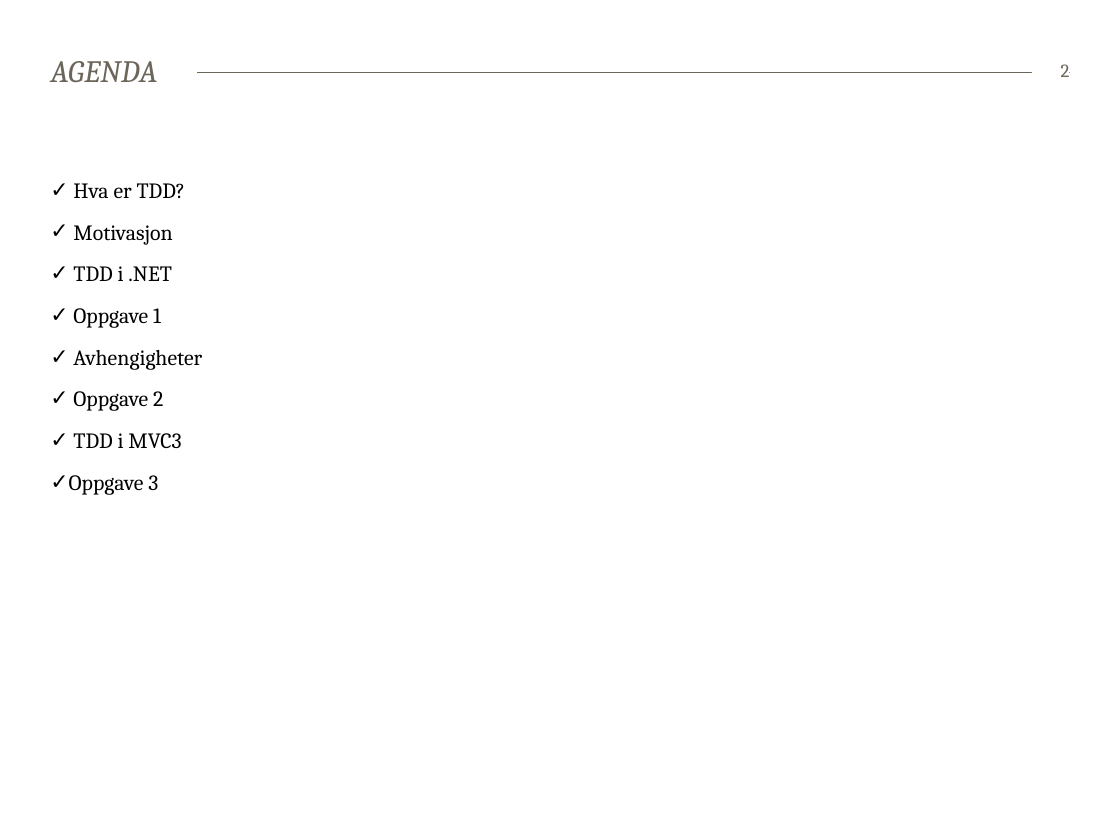
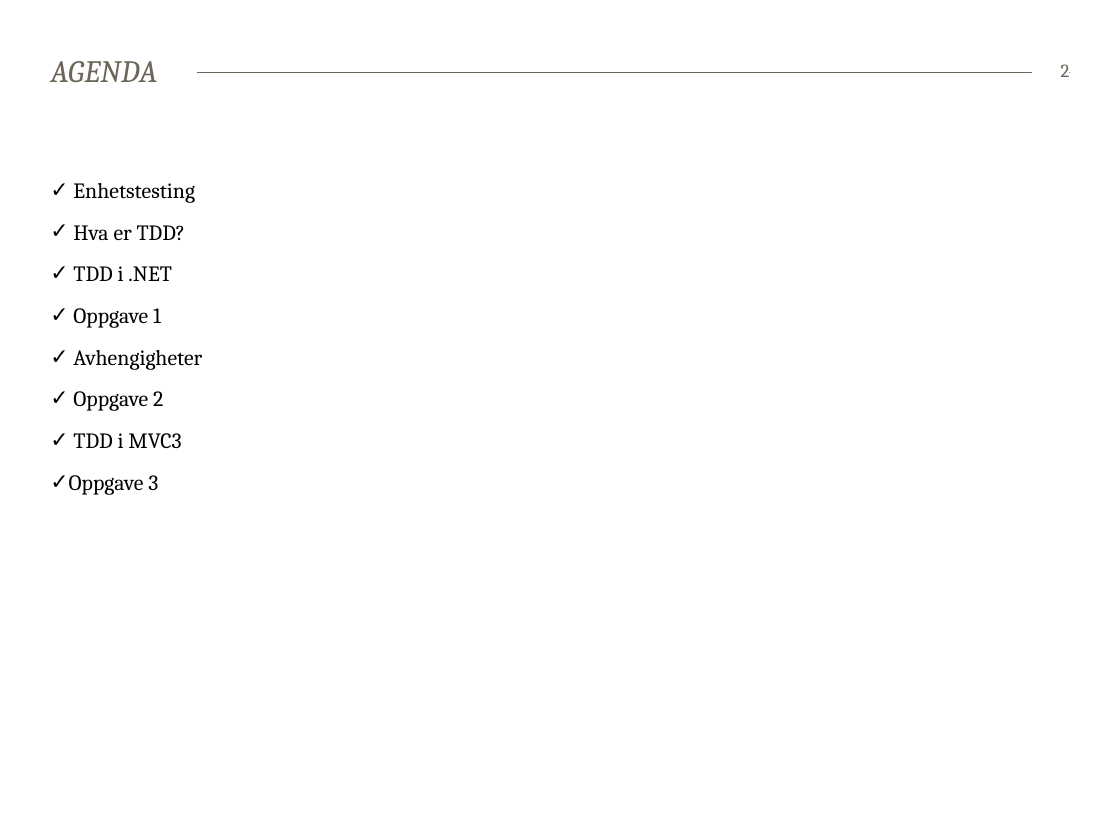
Before and after one commit to bekk/dotnetkurs, a slide deck: slide 2 of tdd/TDD.pptx. Drawn at 1120x840 pixels with LibreOffice and Linux fonts; fonts in the diff are those of the drawing. Boxes give left, top, right and bottom in pixels: in the first picture for what was removed or moved away, otherwise in the second. Text is boxed around its words. In the diff, an @@ line names an element or a change of style, - is before the commit and + after.

```diff
--- a/tdd/TDD.pptx
+++ b/tdd/TDD.pptx
@@ text at [73,183,195,203]: paragraph added @@
+✓ Enhetstesting
@@ text at [73,225,172,245]: paragraph removed @@
-✓ Motivasjon
```
Also in this commit, not shown: 3 other slides changed, 1 slide added, 1 slide removed.
